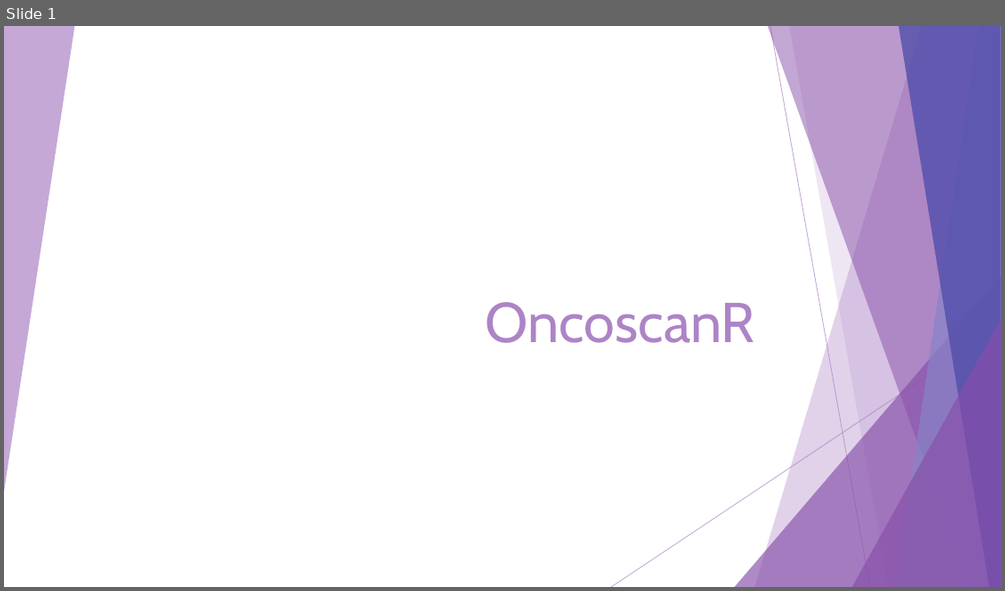
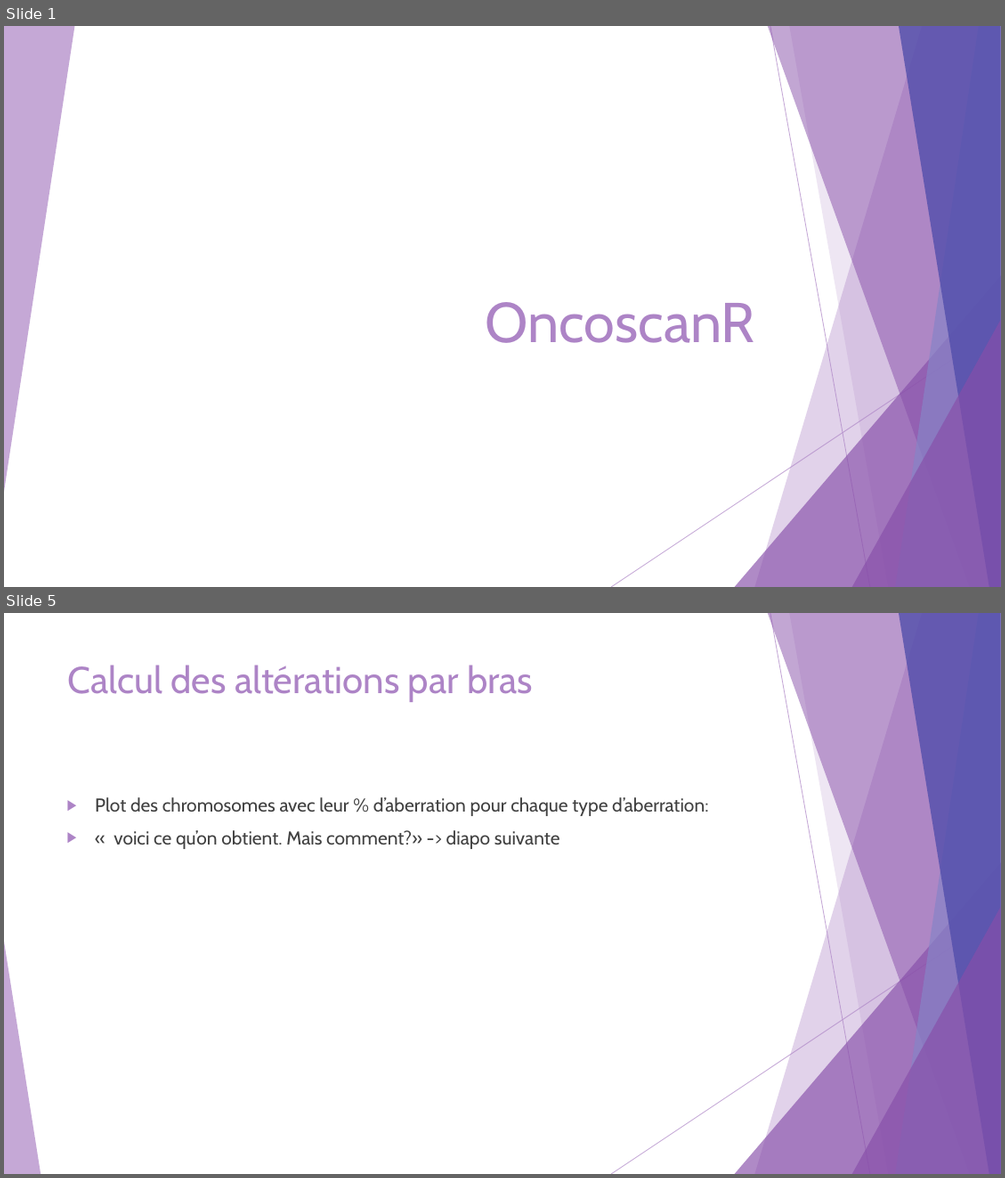
Before and after one commit to Elie-Bordron/DEA-dataviz, a slide deck: docs/docs_I_made/slides/OncoscanR.pptx. Shown one above the other, each under a label of ours: slide 1 before the commit, slides 1 and 5 after it; the slides between them are not shown. The pictures are 1005x591 and 1005x1178 pixels, drawn with LibreOffice and Linux fonts; fonts in the diff are those of the drawing. Boxes give left, top, right and bottom in pixels: in the first picture for what was removed or moved away, otherwise in the second. Text is boxed around its words. In the diff, an @@ line names an element or a change of style, - is before the commit and + after.

```diff
--- a/docs/docs_I_made/slides/OncoscanR.pptx
+++ b/docs/docs_I_made/slides/OncoscanR.pptx
@@ slide 5 added at (x1=4, y1=613, x2=1001, y2=1174), background #FFFFFF; not listed: 9 template elements that a slide beside it also shows @@
@@ title added at (x1=67, y1=665, x2=533, y2=702), 36 pt, text #AD84C6 @@
+Calcul des altérations par bras
@@ text added at (x1=95, y1=797, x2=708, y2=849), 18 pt, text #404040 @@
+▶ Plot des chromosomes avec leur % d’aberration pour chaque type d’aberration:
+▶ « voici ce qu’on obtient. Mais comment?» -> diapo suivante
@@ triangle added at (x1=4, y1=941, x2=40, y2=1174), fill #AD84C6 at 70% opacity @@
```
Also in this commit, not shown: 1 slide changed, 5 other slides added, 1 slide removed, 10 other files.
